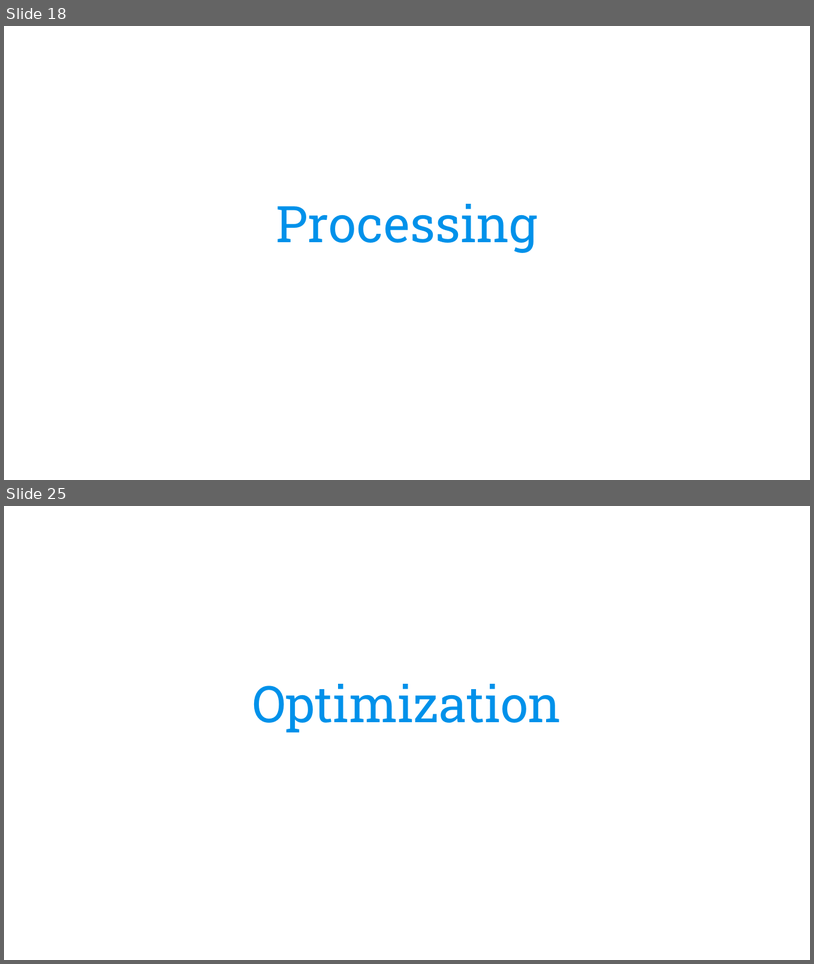
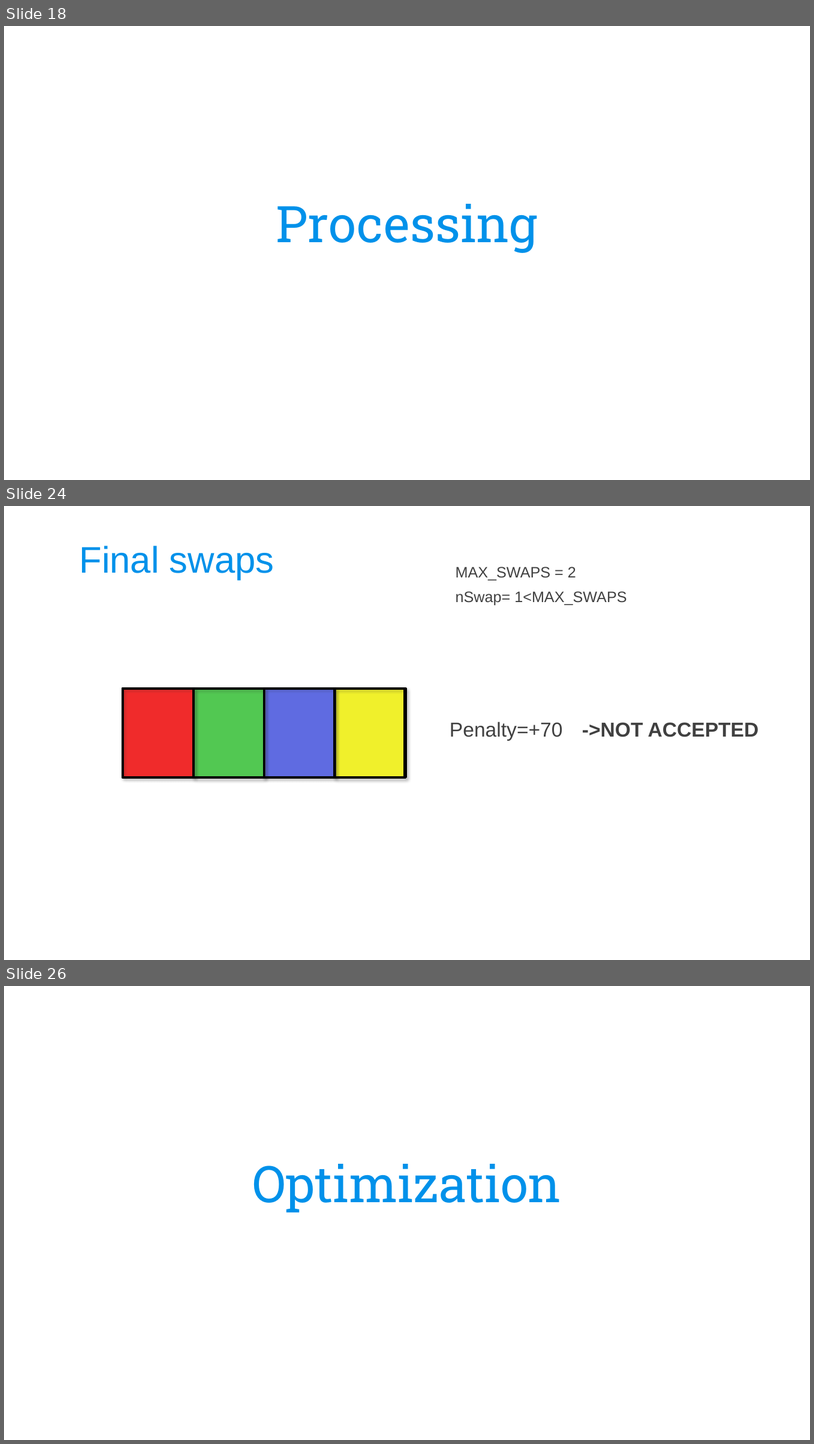
Before and after one commit to CarolinaBianchi/ETPsolver, a slide deck: Optimization/doc/ETPslides_OMAAL_group11.pptx. Shown one above the other, each under a label of ours: slides 18 and 25 before the commit, slides 18, 24 and 26 after it; the slides between them are not shown. The pictures are 814x964 and 814x1444 pixels, drawn with LibreOffice and Linux fonts; fonts in the diff are those of the drawing; background and template pictures are left out. Boxes give left, top, right and bottom in pixels: in the first picture for what was removed or moved away, otherwise in the second. Text is boxed around its words. In the diff, an @@ line names an element or a change of style, - is before the commit and + after.

```diff
--- a/Optimization/doc/ETPslides_OMAAL_group11.pptx
+++ b/Optimization/doc/ETPslides_OMAAL_group11.pptx
@@ slide 24 added at (x1=4, y1=506, x2=810, y2=960), background picture (left out) @@
@@ text added at (x1=79, y1=546, x2=275, y2=580), 44 pt, text #0091EA @@
+Final swaps
@@ text added at (x1=456, y1=567, x2=576, y2=580), 18 pt, text #404040 @@
+MAX_SWAPS = 2
@@ text added at (x1=456, y1=591, x2=627, y2=606), 18 pt, text #404040 @@
+nSwap= 1<MAX_SWAPS
@@ rectangle added at (x1=123, y1=688, x2=194, y2=777), fill #FF0000, outline #000000 2 pt @@
@@ rectangle added at (x1=123, y1=688, x2=194, y2=777), fill #FFFFFF at 17% opacity, outline #000000 2 pt @@
@@ rectangle added at (x1=123, y1=688, x2=405, y2=777), outline #000000 3 pt @@
@@ rectangle added at (x1=194, y1=688, x2=264, y2=777), fill #33CC33, outline #000000 2 pt @@
@@ rectangle added at (x1=194, y1=688, x2=265, y2=778), fill #FFFFFF at 17% opacity, outline #000000 2 pt @@
@@ rectangle added at (x1=264, y1=688, x2=335, y2=777), fill #FFFFFF at 17% opacity, outline #000000 2 pt @@
@@ rectangle added at (x1=266, y1=688, x2=336, y2=777), fill #4454EC, outline #000000 2 pt @@
@@ rectangle added at (x1=335, y1=688, x2=405, y2=778), fill #FFFFFF at 17% opacity, outline #000000 2 pt @@
@@ rectangle added at (x1=336, y1=688, x2=406, y2=777), fill #FFFF00, outline #000000 2 pt @@
@@ text added at (x1=450, y1=721, x2=563, y2=741), 24 pt, text #404040 @@
+Penalty=+70
@@ text added at (x1=582, y1=722, x2=759, y2=737), 24 pt, text #404040, bold @@
+->NOT ACCEPTED
@@ what was slide 25 is now slide 26 @@
```
Also in this commit, not shown: 5 slides changed, 1 other slide added, 1 slide removed.
